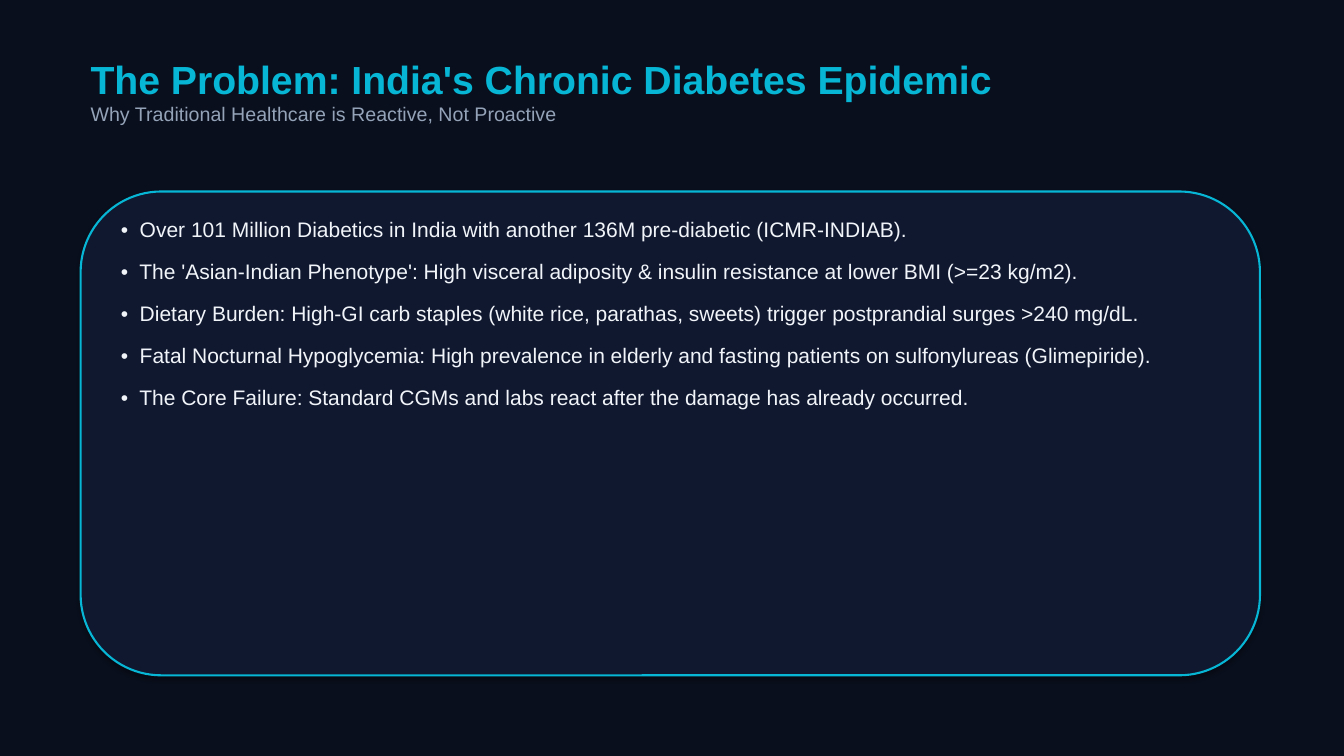
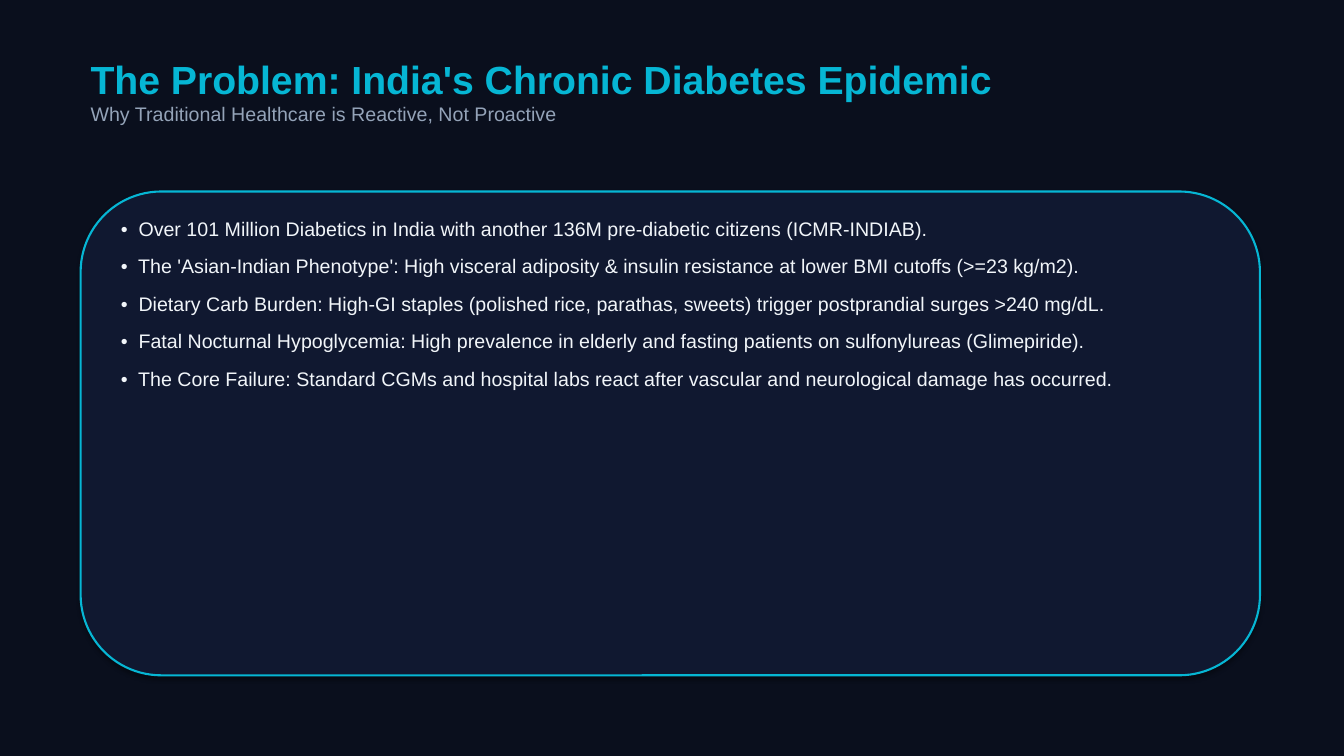
Before and after one commit to Rohit7824567/Twin_challenge, a slide deck: slide 2 of docs/PRANA_TWIN_Summit_Presentation.pptx. Drawn at 1344x756 pixels with LibreOffice and Linux fonts; fonts in the diff are those of the drawing. Boxes give left, top, right and bottom in pixels: in the first picture for what was removed or moved away, otherwise in the second. Text is boxed around its words. In the diff, an @@ line names an element or a change of style, - is before the commit and + after.

```diff
--- a/docs/PRANA_TWIN_Summit_Presentation.pptx
+++ b/docs/PRANA_TWIN_Summit_Presentation.pptx
@@ background #FFFFFF to #0A0F1D @@
@@ rectangle removed at <box>0,0,1344,756</box> @@
@@ text at <box>138,221,1104,315</box>: text changed; size 15 to 14 pt @@
-• Over 101 Million Diabetics in India with another 136M pre-diabetic (ICMR-INDIAB).
-• The 'Asian-Indian Phenotype': High visceral adiposity & insulin resistance at lower BMI (>=23 kg/m2).
-• Dietary Burden: High-GI carb staples (white rice, parathas, sweets) trigger postprandial surges >240 mg/dL.
+• Over 101 Million Diabetics in India with another 136M pre-diabetic citizens (ICMR-INDIAB).
+• The 'Asian-Indian Phenotype': High visceral adiposity & insulin resistance at lower BMI cutoffs (>=23 kg/m2).
+• Dietary Carb Burden: High-GI staples (polished rice, parathas, sweets) trigger postprandial surges >240 mg/dL.
@@ text at <box>139,333,1084,352</box>: size 15 to 14 pt in "• Fatal Nocturnal Hypoglycemia: High prevalence in ..."; less space between paragraphs @@
@@ text at <box>138,371,1112,390</box>: text changed; size 15 to 14 pt @@
-• The Core Failure: Standard CGMs and labs react after the damage has already occurred.
+• The Core Failure: Standard CGMs and hospital labs react after vascular and neurological damage has occurred.
```
Also in this commit, not shown: 9 other slides changed, 4 other files.
